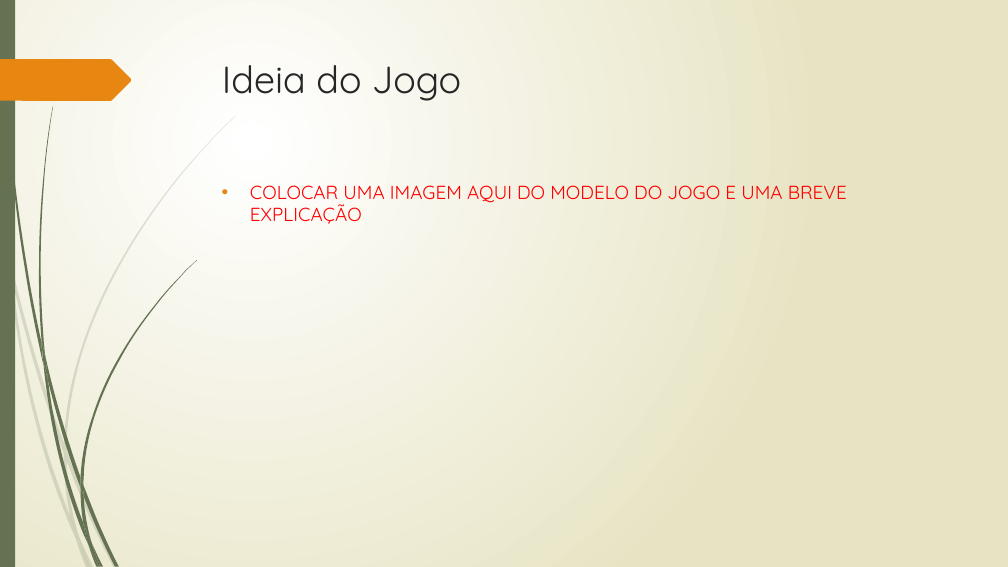
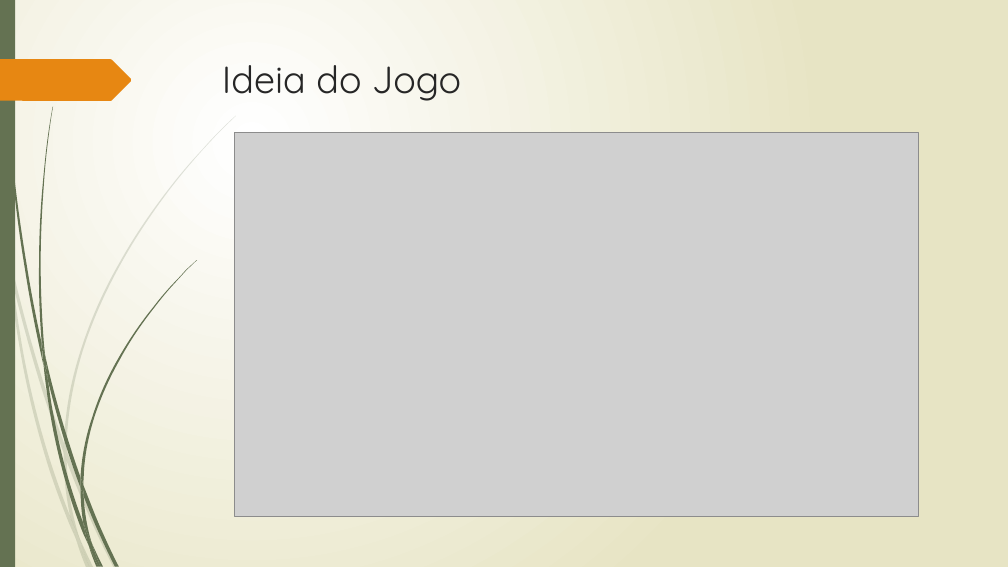
Before and after one commit to RenanFarias/Futebol-The-Gathering, a slide deck: slide 3 of Apresentacao.pptx. Drawn at 1008x567 pixels with LibreOffice and Linux fonts; fonts in the diff are those of the drawing; grey boxes stand for pictures. Boxes give left, top, right and bottom in pixels: in the first picture for what was removed or moved away, otherwise in the second. Text is boxed around its words. In the diff, an @@ line names an element or a change of style, - is before the commit and + after.

```diff
--- a/Apresentacao.pptx
+++ b/Apresentacao.pptx
@@ picture added at <box>234,132,919,516</box> @@
@@ text removed at <box>250,185,847,224</box> @@
-• COLOCAR UMA IMAGEM AQUI DO MODELO DO JOGO E UMA BREVE EXPLICAÇÃO
```
Also in this commit, not shown: 2 other slides changed.
